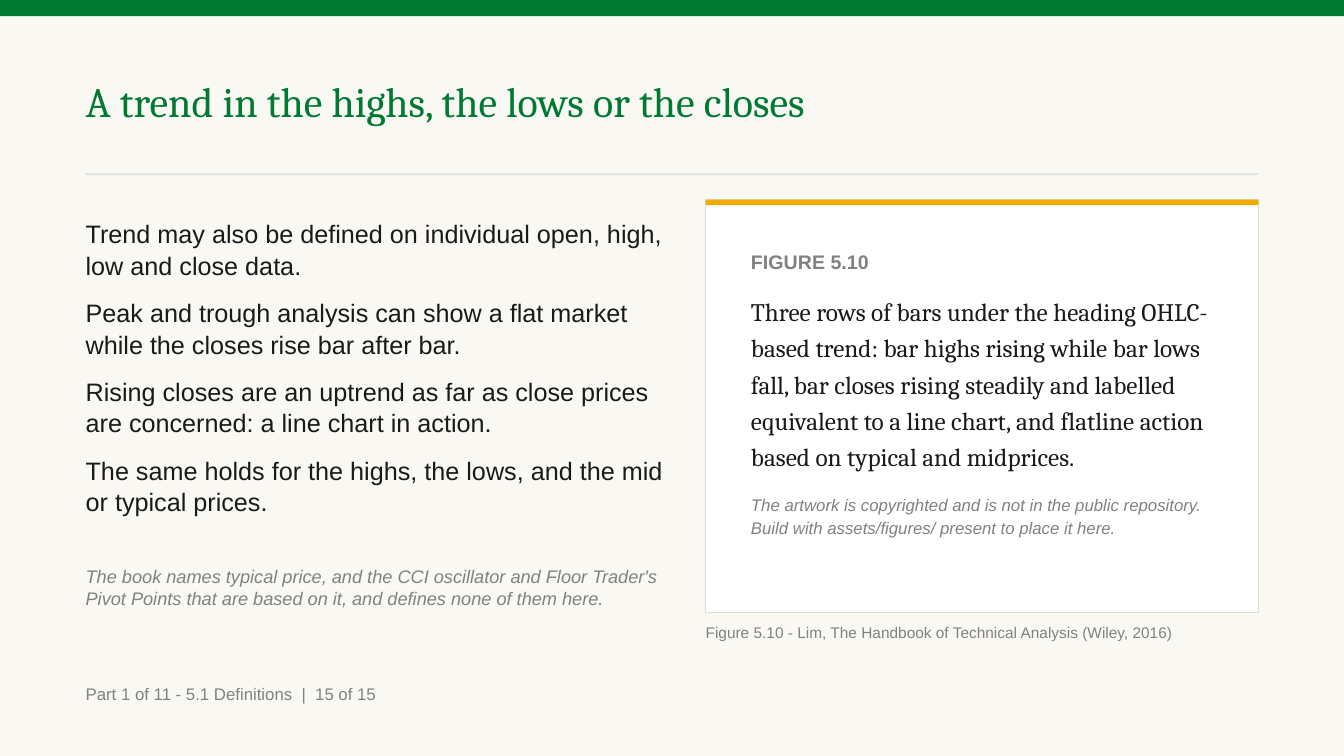
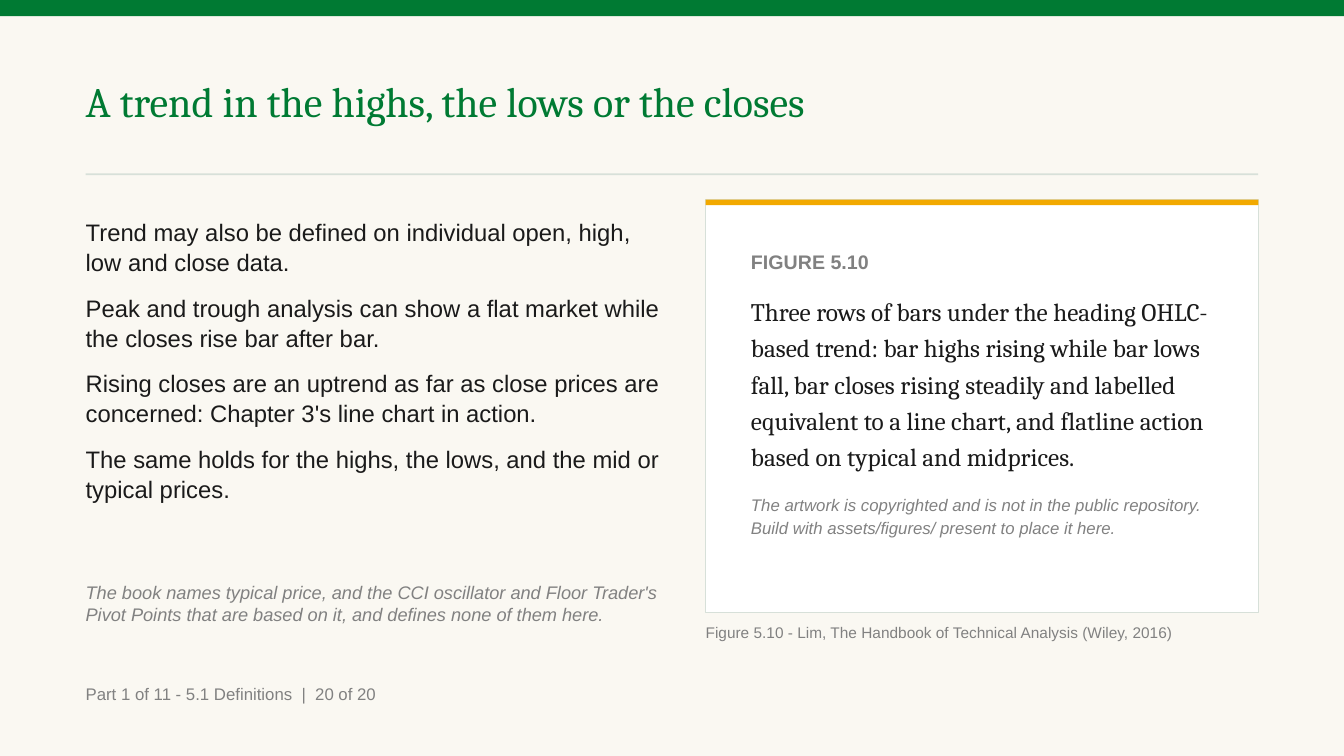
Before and after one commit to benjiesotelo-sudo/Telos_FIN1209, a slide deck: slide 27 of chapter-05/FIN1209-Chapter-05.pptx (slide 22 before the commit). Drawn at 1344x756 pixels with LibreOffice and Linux fonts; fonts in the diff are those of the drawing. Boxes give left, top, right and bottom in pixels: in the first picture for what was removed or moved away, otherwise in the second. Text is boxed around its words. In the diff, an @@ line names an element or a change of style, - is before the commit and + after.

Commit message:
Recall breakout by chapter before Chapter 5 widens it
The instructor read the breakout slide in 5.1 as contradicting Chapters 2
and 4, which had used the word only of price leaving a range. No chapter and
not the book ever defines it. Four slides now stand where one did: the
recall, by chapter, on Chapter 4's own PHP 40 to PHP 44 range; what Chapter
5 adds, a breakout through any level; the book's Figure 5.8; and the three
levels on price bars, with the stretch under the top read as a consolidation
at a higher degree. The slide says that join is ours.

Every term Chapters 1 to 4 mark, and every word they taught by use, was then
checked against this deck. Each recall names its chapter on the slide and no
longer only in the cue, because the deck is studied from a PDF with no cues.
Convergence, penetration, the consolidation phase and the filters say how
this chapter's use differs. chapter-05/README.md has the table and
TEMPLATE.md the rule.

Figures 5.7 and 5.9 get a companion chart on price bars, and the bar
stochastic gets a measured bar so Figure 5.18 can sit beside the
characteristic it draws. Six charts, AD to AI, on existing chartkit forms,
so no earlier chapter is rebuilt. The deck is 147 slides and 260 minutes at
the calibrated rate, and no pair slide is set below 17 point.

```diff
--- a/chapter-05/FIN1209-Chapter-05.pptx
+++ b/chapter-05/FIN1209-Chapter-05.pptx
@@ text at [86, 223, 659, 503]: size 18 to 17 pt in "Trend may also be defined on individual ...", "Peak and trough analysis can show a ...", "The same holds for the highs, the ..." @@
@@ text at [86, 374, 658, 427]: text changed; size 18 to 17 pt @@
-Rising closes are an uptrend as far as close prices are concerned: a line chart in action.
+Rising closes are an uptrend as far as close prices are concerned: Chapter 3's line chart in action.
@@ text "The book names typical price, ...": place and size @@
-text "The book names typical price, ..." at [86, 570, 657, 607]
+text "The book names typical price, ..." at [86, 586, 657, 623]
@@ text at [86, 688, 376, 700]: text changed @@
-Part 1 of 11 - 5.1 Definitions | 15 of 15
+Part 1 of 11 - 5.1 Definitions | 20 of 20
```
Also in this commit, not shown: 54 other slides changed, 6 slides added, 6 other files.
